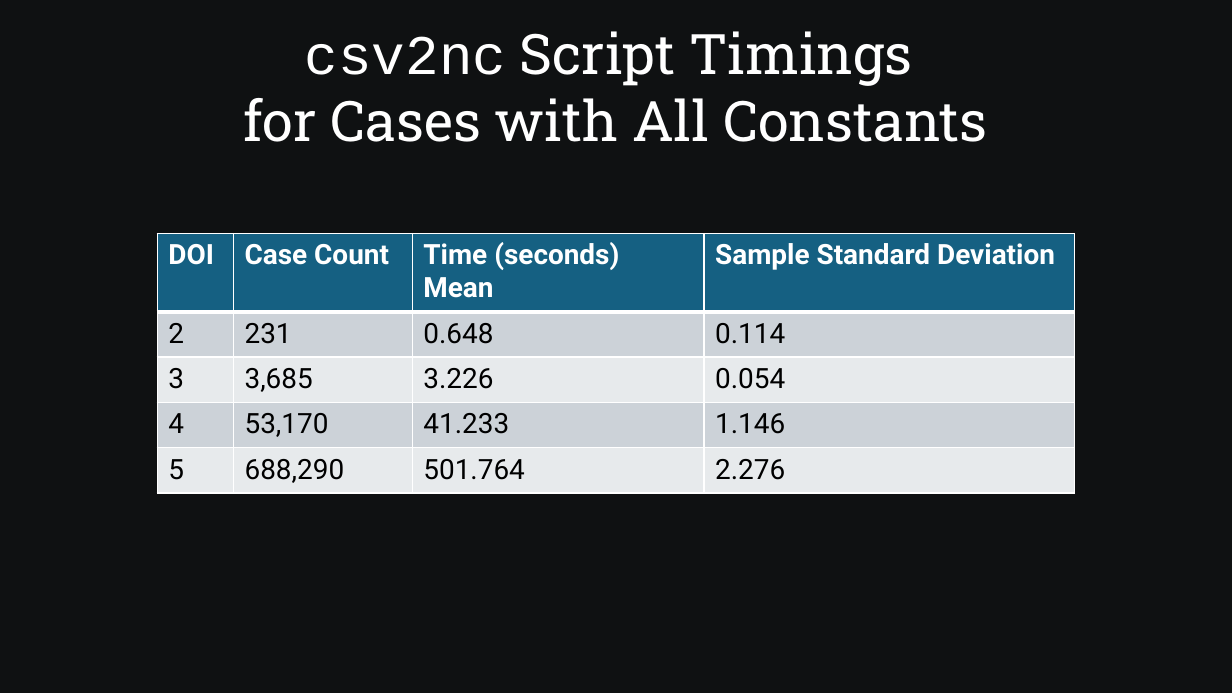
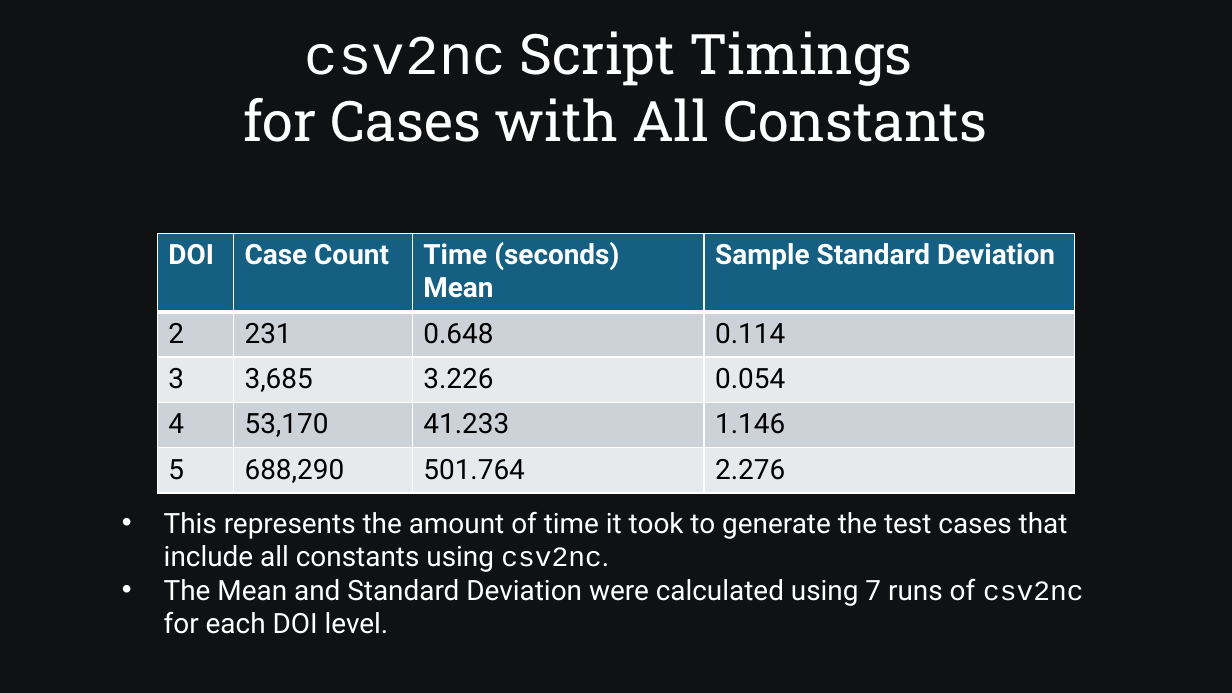
Before and after one commit to SamAllen06/lake_temp_work, a slide deck: slide 39 of documentation/for_collaborators/AnalysisOverview.pptx (slide 38 before the commit). Drawn at 1232x693 pixels with LibreOffice and Linux fonts; fonts in the diff are those of the drawing. Boxes give left, top, right and bottom in pixels: in the first picture for what was removed or moved away, otherwise in the second. Text is boxed around its words. In the diff, an @@ line names an element or a change of style, - is before the commit and + after.

```diff
--- a/documentation/for_collaborators/AnalysisOverview.pptx
+++ b/documentation/for_collaborators/AnalysisOverview.pptx
@@ text added at box(164, 511, 1084, 634), 18 pt, text #FFFFFF @@
+• This represents the amount of time it took to generate the test cases that include all constants using csv2nc.
+• The Mean and Standard Deviation were calculated using 7 runs of csv2nc for each DOI level.
```
Also in this commit, not shown: 7 other slides changed, 1 slide added.
